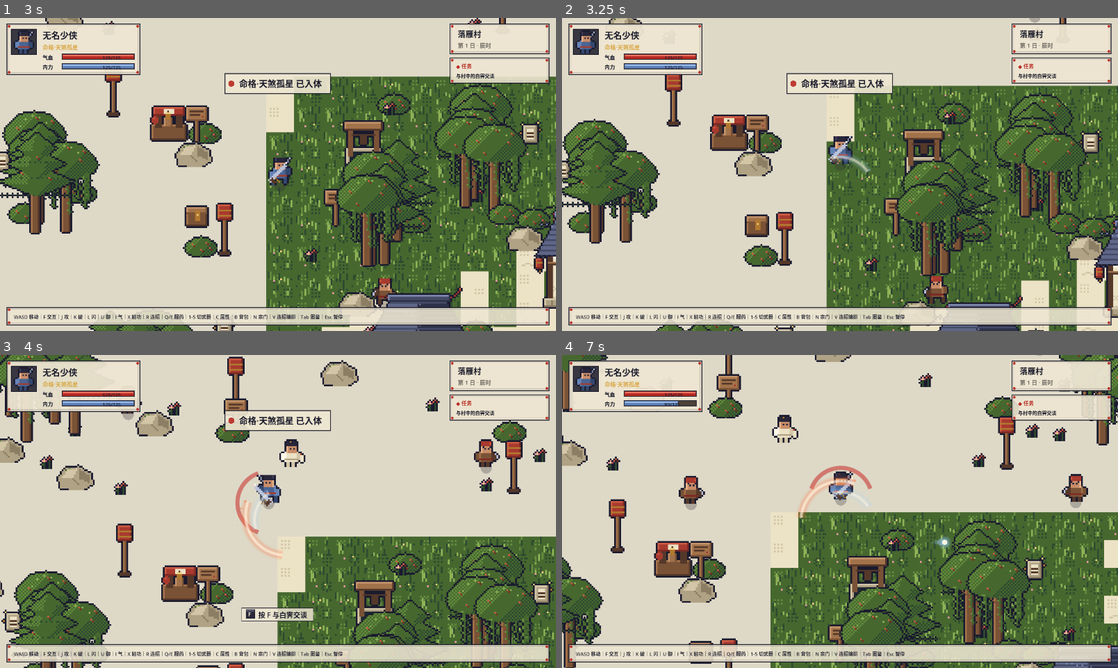
Above: before the commit, frames 1-4 (two rows, left to right).
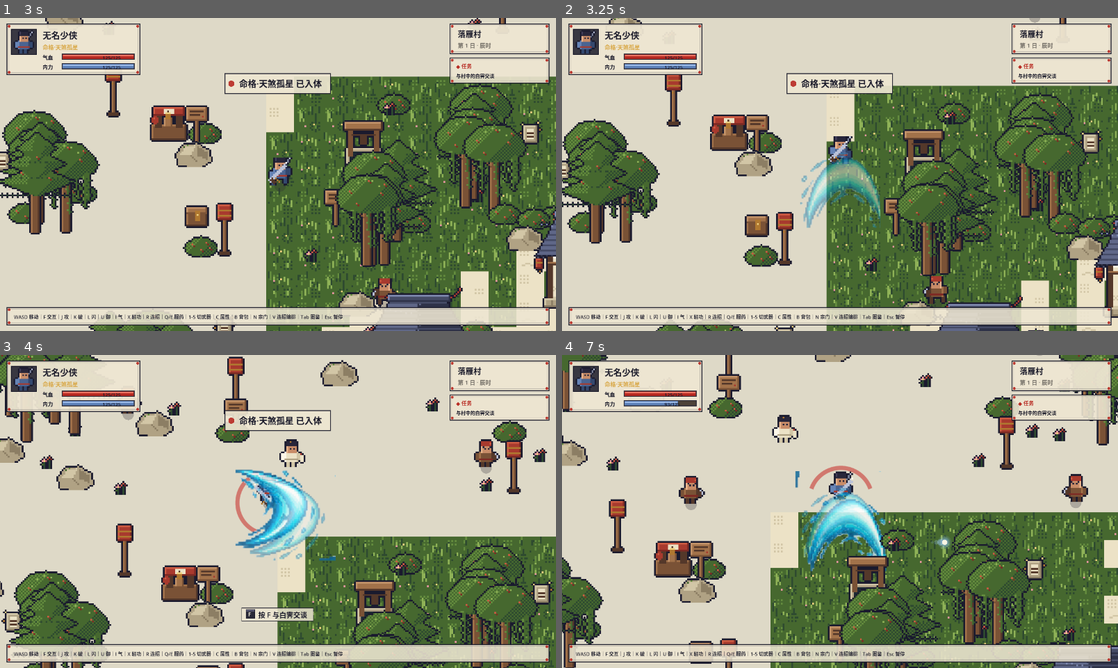
Above: after the commit, the same moments.

Repository: xianshixi26/xiaying-canjuan
Game: Godot game, scene res://scenes/Title.tscn
Same seed, same stepped clock (60 frames per second), same inputs: the game is played once before the commit and once after it.
Inputs (mouse positions are in pixels of both pictures, inside the frame that each line leads up to):
- Up to frame 1 (3 s): tap Enter at 0.5 s; move the mouse to (400, 158) at 0.52 s; hold D 0.53-1.28 s; tap 1 at 0.6 s; click (400, 158) at 0.67 s; tap Space at 0.77, 1.52, 2.75 s; move the mouse to (166, 190) at 1.27 s; hold S 1.28-2.03 s; tap 2 at 1.35 s; move the mouse to (333, 105) at 2.02 s; hold D 2.03-2.78 s; tap 3 at 2.1 s; move the mouse to (250, 237) at 2.77 s; hold W from 2.78 s (still down); tap 9 at 2.85 s; click (250, 237) at 2.92 s
- Up to frame 2 (3.25 s): keep holding W; tap Space at 3.02 s
- Up to frame 3 (4 s): move the mouse to (444, 558) at 3.52 s; release W at 3.53 s; hold A (move_left) from 3.53 s (still down); hold L (dodge) from 3.53 s (still down); tap Space at 3.77 s; tap K (heavy) at 3.8 s
- Up to frame 4 (7 s): move the mouse to (673, 464) at 4.27 s; release L (dodge) at 4.28 s; tap K (heavy) at 4.35, 5.3, 6.05, 6.8 s; tap Space at 4.52, 6.02, 6.77 s; move the mouse to (867, 511) at 5.02 s; release A (move_left) at 5.03 s; hold S (move_down) 5.03-5.78 s; hold F (interact) 5.03-5.78 s; click (867, 511) at 5.17 s; move the mouse to (756, 433) at 5.77 s; hold D (move_right) 5.78-6.53 s; tap X (qgong) at 5.85 s; move the mouse to (962, 495) at 6.52 s; hold W (move_up) from 6.53 s (still down); hold I (qi) from 6.53 s (still down)

Frame 1 is identical in both runs. In frame 2, 1.6% of the frame differs, in the area x 42-58%, y 42-68%; in frame 3, 2.5%, in the area x 42-61%, y 36-66%; in frame 4, 2.4%.

Commit message:
[Step 0.15] Meowa AI特效管线：生成像素特效图集+抠图+切片帧带，替换矢量特效渲染 (D-033)

Diff:
--- /dev/null
+++ b/meowa_out/vfx_cutout/result_images_0_url/final_outputs.json
@@ -0,0 +1,11 @@
+{
+  "status": "success",
+  "job_id": "job_17df1b36ea474f86ae000ece69066d0c",
+  "outputs": [
+    {
+      "type": "media",
+      "path": "D:\\deepseekwork\\wuxia-game\\meowa_out\\vfx_cutout\\result_images_0_url\\output.png",
+      "mime_type": "image/png"
+    }
+  ]
+}
--- /dev/null
+++ b/meowa_out/vfx_sheet_001/像素风游戏特效素材图集_透明背景_整齐网格排列_第一行是青蓝色剑光斩击弧线的_040c2cf9/final_outputs.json
@@ -0,0 +1,11 @@
+{
+  "status": "success",
+  "job_id": "job_5cbdd158584e4ff493e7777ccf57b1a4",
+  "outputs": [
+    {
+      "type": "media",
+      "path": "D:\\deepseekwork\\wuxia-game\\meowa_out\\vfx_sheet_001\\像素风游戏特效素材图集_透明背景_整齐网格排列_第一行是青蓝色剑光斩击弧线的_040c2cf9\\result_images_0_url.png",
+      "mime_type": "image/png"
+    }
+  ]
+}
--- a/scripts/player.gd
+++ b/scripts/player.gd
@@ -438,16 +438,14 @@
 			return Color(0.85, 0.7, 1.0)
 	return Color(0.65, 0.82, 1.0)
 
-## 剑光扫弧（轻击窄弧 / 重击宽弧红光）
+## 剑光扫弧（轻击窄弧 / 重击宽弧+冲击环）（D-033 AI 特效帧带）
 func _spawn_slash(heavy: bool) -> void:
 	var fx = SlashEffect.new()
 	fx.mode = "slash"
 	fx.base_angle = facing.angle()
-	fx.radius = 92.0 if heavy else 76.0
-	fx.sweep = 1.5 if heavy else 1.2
+	fx.radius = 96.0 if heavy else 78.0
 	fx.duration = 0.3 if heavy else 0.24
-	fx.color_glow = Color(1.0, 0.42, 0.22) if heavy else _weapon_glow()
-	fx.color_core = Color(1.0, 0.96, 0.88)
+	fx.flip = facing.x < 0.0
 	fx.global_position = global_position
 	get_parent().add_child(fx)
 
--- a/scripts/slash_effect.gd
+++ b/scripts/slash_effect.gd
@@ -1,76 +1,49 @@
 extends Node2D
-## 剑光特效（D-025）：slash 剑光扫弧 / burst 冲击环 / hit 受击闪光
-## 渲染：分层辉光弧（外晕→亮核）+ 渐隐拖尾 + 起手闪光 + 光粒飞散
+## 特效（D-033）：Meowa AI 像素特效帧带渲染
+## slash 斩击弧（4帧）｜burst 冲击环（4帧）｜hit 受击火花（4帧）
+## 帧带透明底、像素辉光；slash 按朝向旋转/镜像，收尾渐隐
 
-var mode := "slash"
+const TEX_SLASH := preload("res://assets/fx/meowa_slash.png")
+const TEX_RING := preload("res://assets/fx/meowa_ring.png")
+const TEX_SPARK := preload("res://assets/fx/meowa_spark.png")
+
+var mode := "slash"           # slash / burst / hit
 var base_angle := 0.0
-var radius := 78.0
-var sweep := 1.25          # 单侧扫角（弧度）
+var radius := 78.0            # 决定绘制尺寸
+var sweep := 1.25             # 兼容旧接口
 var duration := 0.26
-var color_core := Color(1.0, 0.98, 0.9)
-var color_glow := Color(1.0, 0.8, 0.35)
+var color_core := Color(1.0, 0.98, 0.9)   # 兼容旧接口
+var color_glow := Color(1.0, 0.8, 0.35)   # 兼容旧接口
+var flip := false
 
 var _t := 0.0
 
 func _process(delta: float) -> void:
 	_t += delta
 	queue_redraw()
-	if _t > duration + 0.15:
+	if _t > duration + 0.12:
 		queue_free()
 
 func _draw() -> void:
+	var sheet: Texture2D = TEX_SLASH
+	var frames := 4
 	match mode:
-		"slash":
-			_draw_slash()
 		"burst":
-			_draw_burst()
-		_:
-			_draw_hit()
-
-func _draw_slash() -> void:
+			sheet = TEX_RING
+		"hit":
+			sheet = TEX_SPARK
 	var p := clampf(_t / duration, 0.0, 1.0)
-	var fade := 1.0 - clampf(_t / (duration + 0.12), 0.0, 1.0)
-	var head := base_angle + lerpf(-sweep, sweep, p)
-	var tail := head - (sweep * 1.6) * (1.0 - p * 0.4)
-	# 拖尾弧：外层辉光 → 内层亮核（6 层渐变）
-	for i in 6:
-		var w := 26.0 - i * 4.2
-		var a := (0.06 + i * 0.055) * fade
-		var col := color_glow if i < 4 else color_core
-		draw_arc(Vector2.ZERO, radius, tail, head, 40, Color(col.r, col.g, col.b, a), w, true)
-	draw_arc(Vector2.ZERO, radius, tail, head, 40, Color(color_core.r, color_core.g, color_core.b, 0.9 * fade), 5.0, true)
-	# 起手闪光（摆动初段）
-	if _t < duration * 0.35:
-		var fa := 0.5 * (1.0 - _t / (duration * 0.35))
-		for r in range(6, 28, 6):
-			draw_arc(Vector2.ZERO, float(r), base_angle - 0.9, base_angle + 0.9, 20, Color(color_core.r, color_core.g, color_core.b, fa * 0.45), 4.0, true)
-	# 光粒飞散
-	for i in 5:
-		var ang := head - 0.18 * float(i)
-		var rr := radius + 6.0 + float(i) * 5.0
-		var px := Vector2(cos(ang), sin(ang)) * rr
-		draw_circle(px, maxf(1.2, 3.0 - i * 0.4), Color(color_glow.r, color_glow.g, color_glow.b, (0.7 - i * 0.12) * fade))
-
-func _draw_burst() -> void:
-	var p := clampf(_t / duration, 0.0, 1.0)
-	var fade := 1.0 - p
-	# 扩散冲击环（3 圈错层）
-	for i in 3:
-		var rr := 20.0 + p * 140.0 - float(i) * 16.0
-		if rr <= 0.0:
-			continue
-		var a := (0.5 - i * 0.13) * fade
-		draw_arc(Vector2.ZERO, rr, 0.0, TAU, 48, Color(color_glow.r, color_glow.g, color_glow.b, a), 10.0 - i * 2.5, true)
-	draw_arc(Vector2.ZERO, 20.0 + p * 140.0, 0.0, TAU, 48, Color(color_core.r, color_core.g, color_core.b, 0.85 * fade), 4.0, true)
-	if p < 0.5:
-		draw_circle(Vector2.ZERO, 26.0 * (1.0 - p * 2.0), Color(color_core.r, color_core.g, color_core.b, 0.5 * (1.0 - p * 2.0)))
-
-func _draw_hit() -> void:
-	var p := clampf(_t / 0.22, 0.0, 1.0)
-	var fade := 1.0 - p
-	for i in 6:
-		var ang := TAU * float(i) / 6.0 + 0.3
-		var r0 := 4.0 + p * 22.0
-		var d0 := Vector2(cos(ang), sin(ang))
-		draw_line(d0 * r0, d0 * (r0 + 10.0), Color(color_glow.r, color_glow.g, color_glow.b, 0.8 * fade), 3.0, true)
-	draw_circle(Vector2.ZERO, 8.0 * (1.0 - p * 0.6), Color(color_core.r, color_core.g, color_core.b, 0.9 * fade))
+	var f := mini(int(p * frames), frames - 1)
+	var fw: int = sheet.get_width() / frames
+	var region := Rect2(f * fw, 0, fw, sheet.get_height())
+	var s := radius * 2.4
+	if mode == "hit":
+		s = radius * 1.6
+	var target := Rect2(-Vector2(s, s) * 0.5, Vector2(s, s))
+	# 收尾渐隐
+	var fade := 1.0 - clampf((_t - duration * 0.5) / (duration * 0.7), 0.0, 1.0)
+	var rot := base_angle if mode == "slash" else 0.0
+	var sx := -1.0 if (flip and mode == "slash") else 1.0
+	draw_set_transform(Vector2.ZERO, rot, Vector2(sx, 1.0))
+	draw_texture_rect_region(sheet, target, region, Color(1, 1, 1, fade))
+	draw_set_transform(Vector2.ZERO, 0.0, Vector2.ONE)
--- /dev/null
+++ b/skills-lock.json
@@ -0,0 +1,11 @@
+{
+  "version": 1,
+  "skills": {
+    "game-assets": {
+      "source": "Meowa-AI/meowa-skills",
+      "sourceType": "github",
+      "skillPath": "skills/game-assets/SKILL.md",
+      "computedHash": "dce0a0caa731f2d87a0196ef66376d4d0da61e55e8c1e0deb77864dd4baccfa2"
+    }
+  }
+}
Not shown, added: .agents/skills/game-assets/agents/openai.yaml
Not shown, added: .agents/skills/game-assets/references/ui_package_gen_pricing.csv
Not shown, added: .agents/skills/game-assets/release.json
Not shown, added: .agents/skills/game-assets/web_parameter_contract.json
Not shown, added: .claude/skills/game-assets/agents/openai.yaml
Not shown, added: .claude/skills/game-assets/references/ui_package_gen_pricing.csv
Not shown, added: .claude/skills/game-assets/release.json
Not shown, added: .claude/skills/game-assets/web_parameter_contract.json
Binary file added: assets/fx/meowa_ring.png
Not shown, added: assets/fx/meowa_ring.png.import
Binary file added: assets/fx/meowa_slash.png
Not shown, added: assets/fx/meowa_slash.png.import
(and 49 more such lines)
